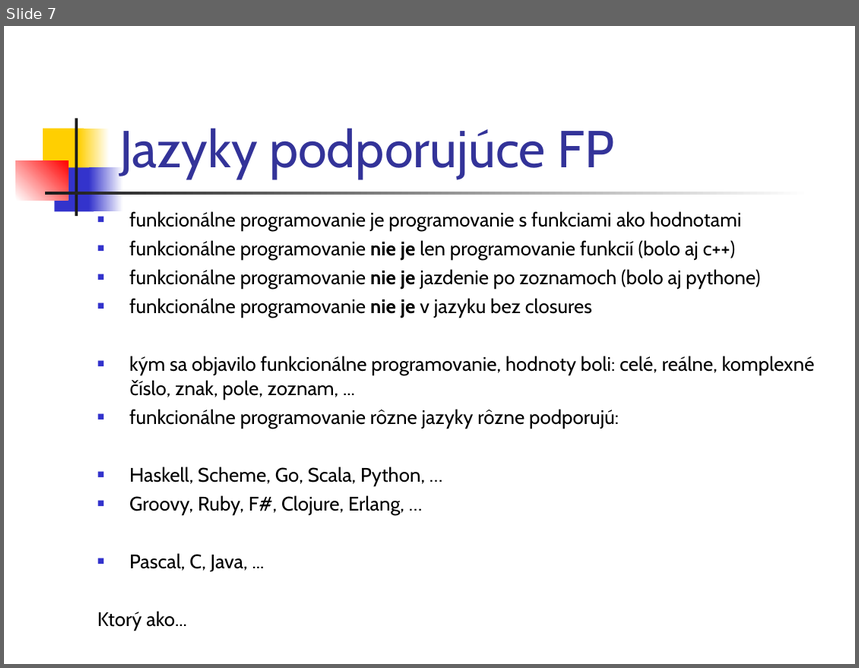
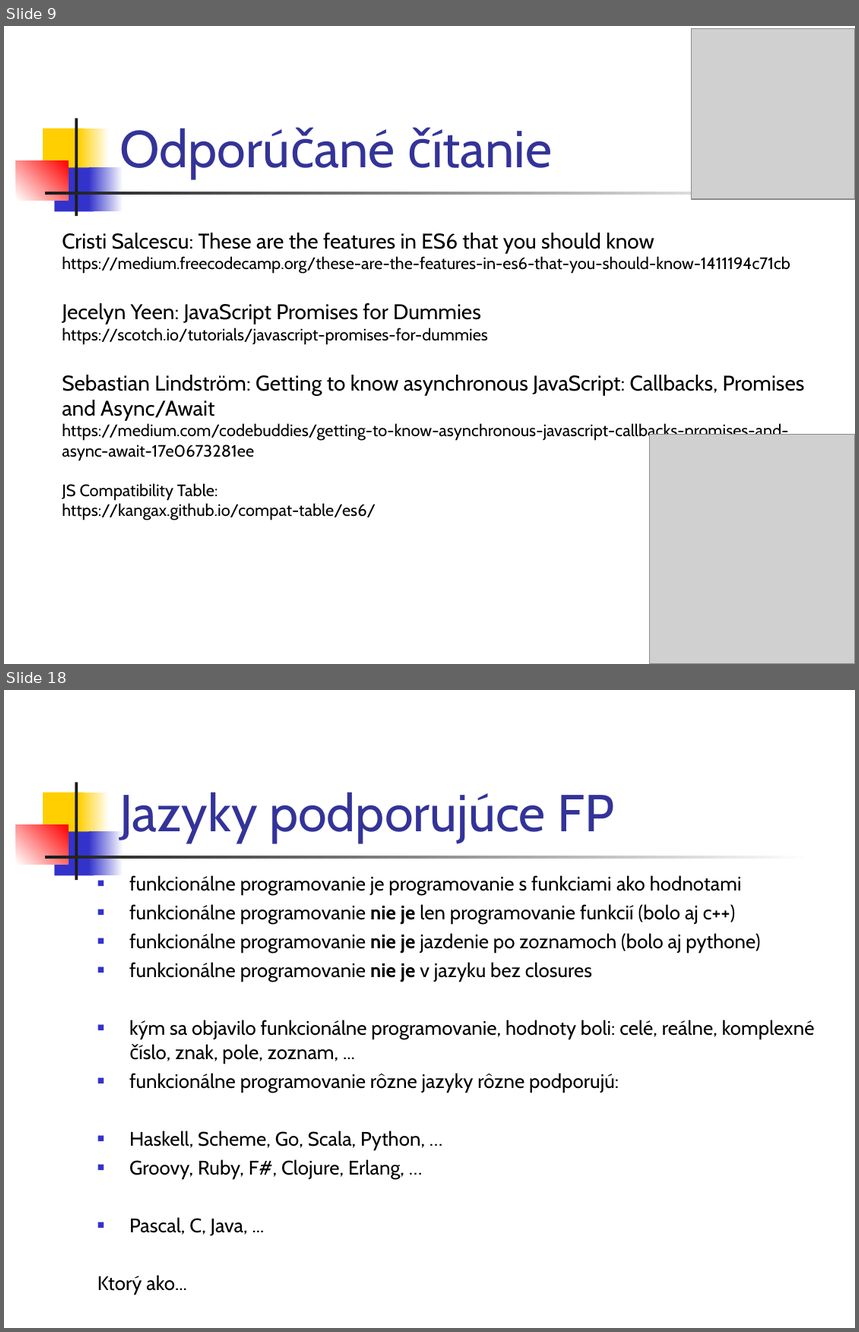
Before and after one commit to Funkcionalne/Prednasky, a slide deck: 01/01_fpro.ppt. Shown one above the other, each under a label of ours: slide 7 before the commit, slides 9 and 18 after it; the slides between them are not shown. The pictures are 859x668 and 859x1332 pixels, drawn with LibreOffice and Linux fonts; fonts in the diff are those of the drawing; grey boxes stand for pictures. Boxes give left, top, right and bottom in pixels: in the first picture for what was removed or moved away, otherwise in the second. Text is boxed around its words. In the diff, an @@ line names an element or a change of style, - is before the commit and + after.

```diff
--- a/01/01_fpro.ppt
+++ b/01/01_fpro.ppt
@@ slide 9 added at [4,26,855,664], background #FFFFFF; not listed: 7 template elements that a slide beside it also shows @@
@@ title added at [111,46,836,182], 44 pt, text #333399 @@
+Odporúčané čítanie
@@ picture added at [692,28,855,199] @@
@@ text added at [62,233,805,521], 14 pt, text #000000 @@
+Cristi Salcescu: These are the features in ES6 that you should know
+https://medium.freecodecamp.org/these-are-the-features-in-es6-that-you-should-know-1411194c71cb
+Jecelyn Yeen: JavaScript Promises for Dummies
+https://scotch.io/tutorials/javascript-promises-for-dummies
+Sebastian Lindström: Getting to know asynchronous JavaScript: Callbacks, Promises and Async/Await
+https://medium.com/codebuddies/getting-to-know-asynchronous-javascript-callbacks-promises-and-async-await-17e0673281ee
+JS Compatibility Table:
+https://kangax.github.io/compat-table/es6/
@@ picture added at [649,435,855,664] @@
@@ what was slide 7 is now slide 18 @@
```
Also in this commit, not shown: 9 slides changed, 10 other slides added, 8 slides removed, 4 other files.
